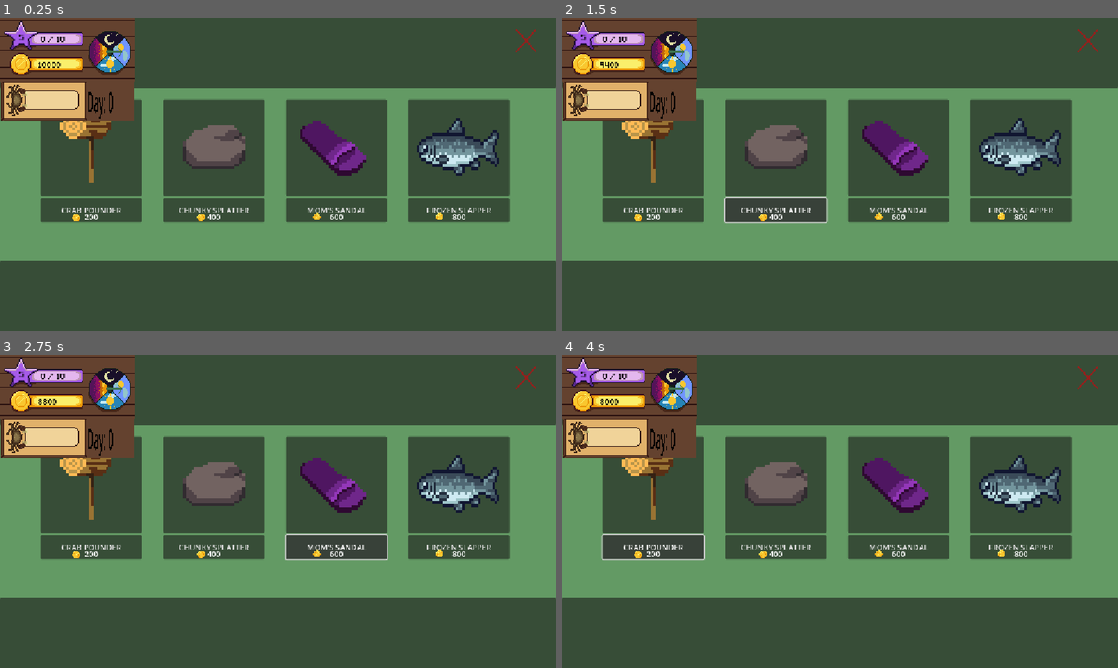
Above: before the commit, frames 1-4 (two rows, left to right).
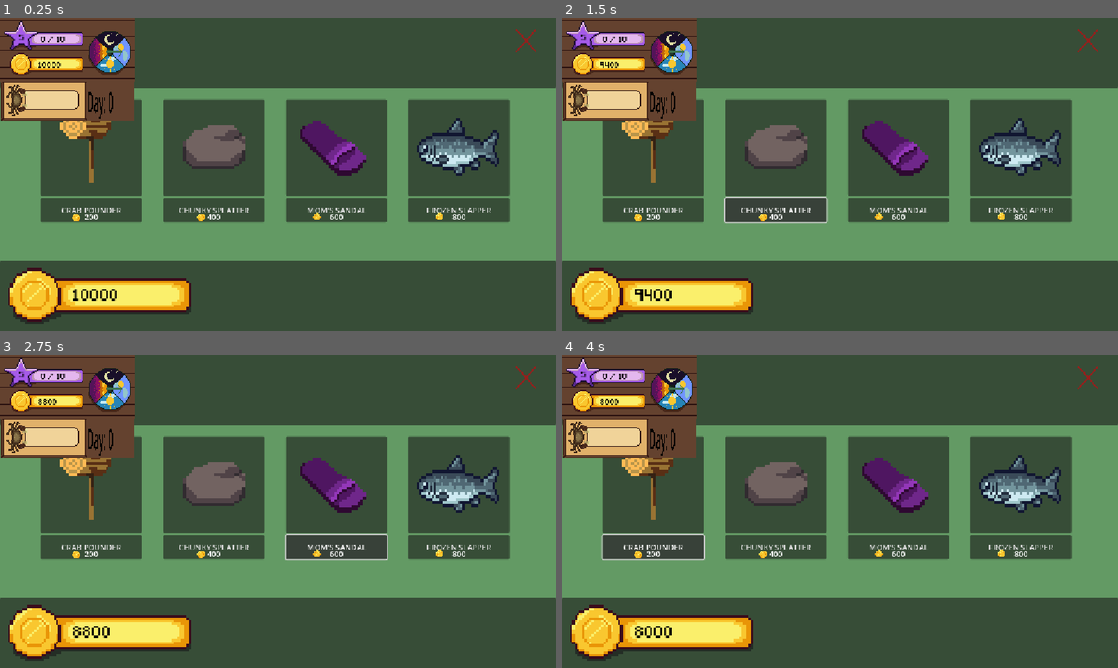
Above: after the commit, the same moments.

Repository: Fraper11/Mitten-Mayhem
Game: Godot game, scene res://Scenes/Weapon_Store.tscn
Two runs of this game, one before a commit and one after it. Both use one fixed random seed, a clock stepped at 60 frames per second and the inputs below. This scene is started directly instead of the project's main scene. Video files are missing from this copy of the repository; at most half a second of black plays in their place. Sound files missing from this copy of the repository are replaced by a short silence.
Inputs:
- Up to frame 1 (0.25 s): no input
- Up to frame 2 (1.5 s): click "CRAB POUNDER" at 0.5 s; click "CHUNKY SPLATTER" at 1.25 s
- Up to frame 3 (2.75 s): click "MOM'S SANDAL" at 2 s
- Up to frame 4 (4 s): click "FROZEN SLAPPER" at 2.75 s; click "CRAB POUNDER" at 3.5 s

The runs differ from the first frame. In frame 1, 4.1% of the frame differs, in the area x 1-35%, y 79-98%; in frame 2, 4.1%; in frame 3, 4.1%; in frame 4, 4.1%.

Commit message:
Money meter in store

Diff:
--- a/Scenes/Weapon_Store.tscn
+++ b/Scenes/Weapon_Store.tscn
@@ -7,6 +7,8 @@
 [ext_resource type="Texture2D" uid="uid://cdgrhwafotsbb" path="res://Assets/Weapons/momSandal.png" id="5_2l8g8"]
 [ext_resource type="Texture2D" uid="uid://d2liy750d0v6l" path="res://Assets/Weapons/frozenSlapper.png" id="6_2l8g8"]
 [ext_resource type="Texture2D" uid="uid://bo8gvm1jgbrue" path="res://Assets/Icons/x02.png" id="6_7ywo4"]
+[ext_resource type="Texture2D" uid="uid://df1g1ysqd58eh" path="res://Assets/Meters/money.png" id="8_attfu"]
+[ext_resource type="FontFile" uid="uid://lunpbpkmib3c" path="res://Assets/Fonts/small_pixel.ttf" id="9_8mme1"]
 
 [sub_resource type="StyleBoxFlat" id="StyleBoxFlat_aggoa"]
 bg_color = Color(0.38933247, 0.6033945, 0.39186558, 1)
@@ -37,6 +39,11 @@
 [sub_resource type="StyleBoxEmpty" id="StyleBoxEmpty_juj3p"]
 
 [sub_resource type="StyleBoxEmpty" id="StyleBoxEmpty_us0yn"]
+
+[sub_resource type="LabelSettings" id="LabelSettings_juj3p"]
+font = ExtResource("9_8mme1")
+font_size = 32
+font_color = Color(0, 0, 0, 1)
 
 [node name="WeaponStore" type="Control"]
 layout_mode = 3
@@ -347,4 +354,20 @@
 icon_alignment = 1
 expand_icon = true
 
+[node name="MoneyMeter" type="Node2D" parent="."]
+
+[node name="BG" type="Sprite2D" parent="MoneyMeter"]
+position = Vector2(206, 576)
+scale = Vector2(5, 5)
+texture = ExtResource("8_attfu")
+
+[node name="Label" type="Label" parent="MoneyMeter"]
+offset_left = 151.0
+offset_top = 544.0
+offset_right = 386.0
+offset_bottom = 603.0
+text = "value"
+label_settings = SubResource("LabelSettings_juj3p")
+vertical_alignment = 1
+
 [connection signal="pressed" from="Button" to="." method="_on_close_weapon_store_button_pressed"]
--- a/Scripts/weapon_store.gd
+++ b/Scripts/weapon_store.gd
@@ -2,6 +2,7 @@
 
 signal weapon_unlocked(weapon_name: String)
 
+@onready var money_display = $MoneyMeter/Label
 
 @onready var crab_pounder_cost = %CrabPounderCost
 @onready var chunky_splatter_cost = %ChunkySplatterCost
@@ -29,7 +30,7 @@
 	#Method to Database connection
 	self.weapon_unlocked.connect(WeaponDeposit._on_weapon_unlocked)
 
-
+	money_display.text = "%d" % PlayerData.currency
 
 
 func _buy_weapon(weapon_key: String) -> void:
@@ -37,6 +38,7 @@
 		PlayerData.spend_currency(WeaponDeposit.weapons_data[weapon_key]["price"])
 		WeaponDeposit.weapons_data[weapon_key]["purchased"] = true
 		emit_signal("weapon_unlocked", weapon_key)
+		money_display.text = "%d" % PlayerData.currency
 		print ("WEAPON PURCHASED")
 
 	else : #Can be modified in future to add not enough money/ already purchased logic
Binary file added: Assets/Meters/money.png
Not shown, added: Assets/Meters/money.png.import
Not shown: 1 places in Scenes/Weapon_Store.tscn that only renumber resources
